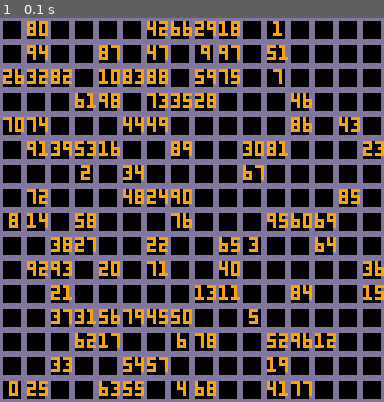
Above: before the commit, frame 1.
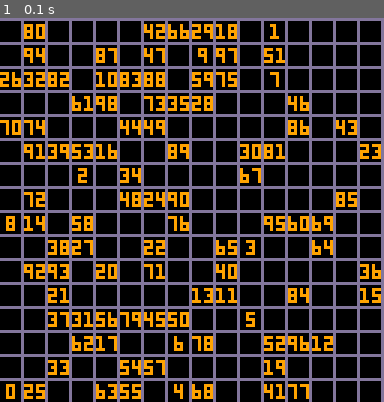
Above: after the commit, the same moment.

Repository: joey-suplari/ludum42
Game: PICO-8 cartridge numsnake.p8
Same seed, same stepped clock (60 frames per second), same inputs: the game is played once before the commit and once after it.
Inputs:
- Up to frame 1 (0.1 s): no input

The runs differ from the first frame. In frame 1, 37% of the frame differs, in the area x 0-100%, y 0-100%.

Commit message:
Small improvements

Diff:
--- a/numsnake.p8
+++ b/numsnake.p8
@@ -6,10 +6,22 @@
 
 -- sprites
 grid=1
+-- snake head
+shead=2
+-- snake body
+sbody=3
+
+-- snake position x and y
+spx=0
+spy=0
 
 minnum=0
 maxnum=99
 numspace=256
+…(4 lines of a section not shown)…
 
 numarr = {}
 
@@ -40,7 +52,7 @@
 
     for x=0,16 do
         for y=0,16 do
-            spr(1,x*8,y*8)
+            spr(grid,x*8,y*8)
         end
     end
 
@@ -52,17 +64,23 @@
 
     shuffle(numarr)
 
+    local snakePlaced=false
     local count = 1
     for x=0,15 do
         for y=0,15 do
             local num = numarr[count]
 
-            if count < numspace and num < maxnum then
+            if num < maxnum then
                 if num < 10 then
-                    print(num,x*8+3,y*8+1,9)
+                    print(num,x*8+2,y*8+2,9)
                 else
-                    print(num,x*8+1,y*8+1,9)
+                    print(num,x*8,y*8+2,9)
                 end
+            elseif not(snakePlaced) then
+                spx=x*8
+                spy=y*8
+
+                snakePlaced=true
             end
 
             count=count+1
@@ -74,10 +92,10 @@
 
 __gfx__
 00000000dddddddd3333330033333333000000000000000000000000000000000000000000000000000000000000000000000000000000000000000000000000
-00000000d000000d333b333033b333b3000000000000000000000000000000000000000000000000000000000000000000000000000000000000000000000000
-00700700d000000d3b333aa3b333b333000000000000000000000000000000000000000000000000000000000000000000000000000000000000000000000000
-00077000d000000d333b333333b333b3000000000000000000000000000000000000000000000000000000000000000000000000000000000000000000000000
-00077000d000000d3b333333b333b333000000000000000000000000000000000000000000000000000000000000000000000000000000000000000000000000
-00700700d000000d333b3aa333b333b3000000000000000000000000000000000000000000000000000000000000000000000000000000000000000000000000
-00000000d000000d3b333330b333b333000000000000000000000000000000000000000000000000000000000000000000000000000000000000000000000000
-00000000dddddddd3333330033333333000000000000000000000000000000000000000000000000000000000000000000000000000000000000000000000000
+000000000000000d333b333033b333b3000000000000000000000000000000000000000000000000000000000000000000000000000000000000000000000000
+007007000000000d3b333aa3b333b333000000000000000000000000000000000000000000000000000000000000000000000000000000000000000000000000
+000770000000000d333b333333b333b3000000000000000000000000000000000000000000000000000000000000000000000000000000000000000000000000
+000770000000000d3b333333b333b333000000000000000000000000000000000000000000000000000000000000000000000000000000000000000000000000
+007007000000000d333b3aa333b333b3000000000000000000000000000000000000000000000000000000000000000000000000000000000000000000000000
+000000000000000d3b333330b333b333000000000000000000000000000000000000000000000000000000000000000000000000000000000000000000000000
+000000000000000d3333330033333333000000000000000000000000000000000000000000000000000000000000000000000000000000000000000000000000
